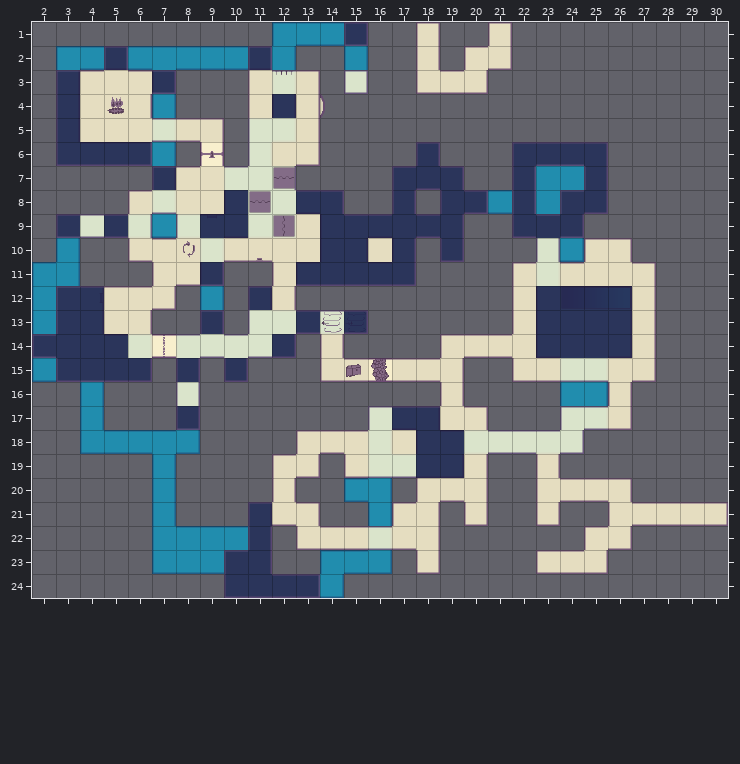
One commit to this Tiled map: Assets/Tiled/DemoLevel.tmx. Above: the version before the commit.
Cells are 32x32 px. Shown: x 2..30, y 1..24.
Now the later version:
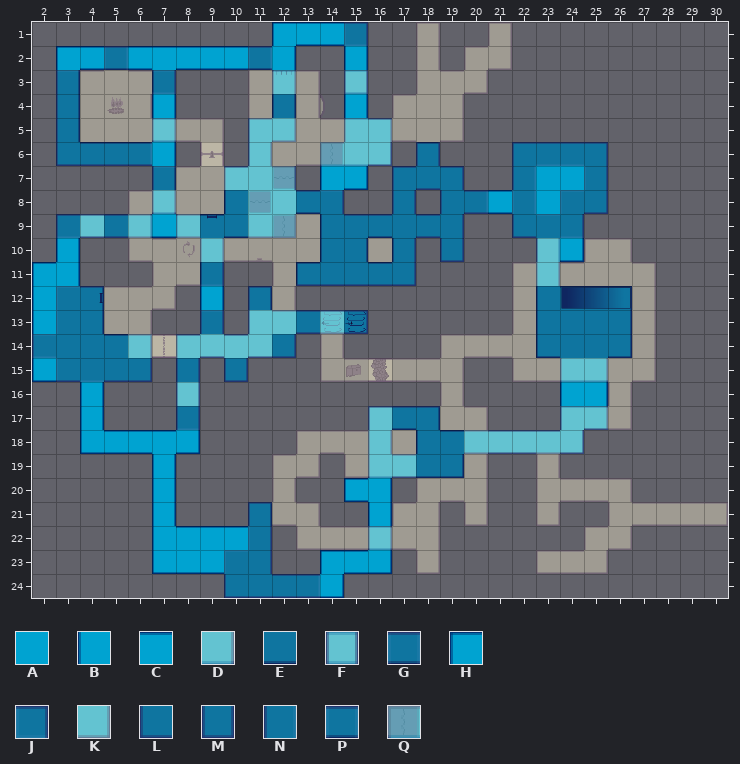
Key: from "Mapping": A 1 "BaseTile", B 2 "BaseTile", C 3 "BaseTile", D 4 "BaseTile", E 5 "BaseTile", F 6 "BaseTile", G 7 "BaseTile", H 8 "BaseTile", J 9 "BaseTile", K 10 "BaseTile", L 11 "BaseTile", M 12 "BaseTile", N 22 "BaseTile", P 31 "BaseTile", Q 56 "TrapDoor".
_ is an empty cell.
Tiles replaced or removed in this view: D, G, J, K, L, M, P.
See-through tiles are keyed as they look on the map.
From old to new:
Changed rows in their new state; . is an unchanged cell.
layer "Elevation 0/prototype" opacity 42% -> 100%
layer "Elevation 0/dungeon" opacity 42% -> 100%
layer "Elevation 0/modifiers" opacity 42% -> 100%
layer "Elevation 1/prototype1" opacity 32% -> 13%
layer "Elevation 1/dungeon1" opacity 76% -> 30%
layer "Elevation 1/modifiers" opacity 76% -> 30%
Layer "Elevation 0/dungeon":
first column x 14:
 3 .F.
 4 .F.
 5 .BJ
 6 HAK
 7 BK.
 8 D..
Layer "Elevation 1/prototype1":
first column x 14:
 4 ...AAA
 5 AAAAAA
 6 AAA...
Layer "Elevation 1/dungeon1":
first column x 13:
 3 .....BC
 4 ....HAD
 5 ACCCEAK
 6 EEEK.N.
Layer "Elevation 1/modifiers":
first column x 14:
 6 Q
